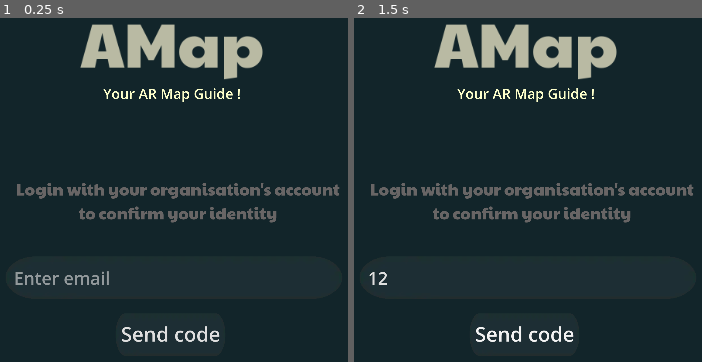
Above: before the commit, frames 1-2 (left to right).
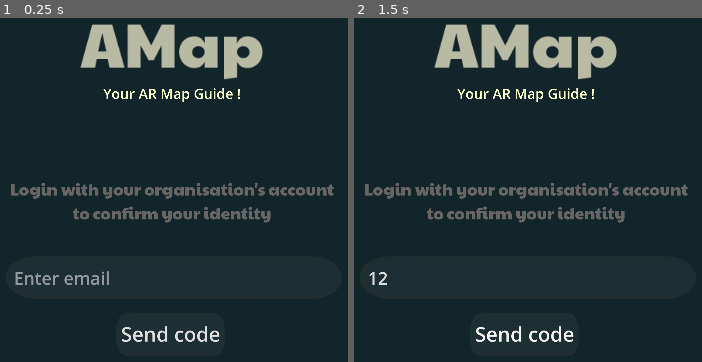
Above: after the commit, the same moments.

Repository: Leland25/AMap
Game: Godot game, scene res://scenes/LoginPage.tscn
The game is run twice, just before and just after one commit, with the same random seed, the same clock (stepped at 60 frames per second) and the same inputs. This scene is started directly instead of the project's main scene.
Inputs (mouse positions are in pixels of both pictures, inside the frame that each line leads up to):
- Up to frame 1 (0.25 s): no input
- Up to frame 2 (1.5 s): click (524, 279) at 0.52 s; type "12" at 0.6 s; click "Send code" at 1.25 s

The runs differ from the first frame. In frame 1, 2.0% of the frame differs, in the area x 3-98%, y 47-60%; in frame 2, 2.0%.
Error after the commit: Invalid access to property or key 'errorCode' on a base object of type 'Nil'. (res://scripts/send_code.gd:19)

Commit message:
Email verify works

Diff:
--- a/scenes/LoginPage.tscn
+++ b/scenes/LoginPage.tscn
@@ -18,6 +18,7 @@
 anchor_bottom = 1.0
 grow_horizontal = 2
 grow_vertical = 2
+script = ExtResource("4_h72pt")
 
 [node name="Background" type="TextureRect" parent="."]
 layout_mode = 0
@@ -58,10 +59,9 @@
 
 [node name="Label" type="Label" parent="."]
 layout_mode = 0
-offset_left = 24.0
 offset_top = 323.0
-offset_right = 339.0
-offset_bottom = 372.0
+offset_right = 1748.0
+offset_bottom = 552.0
 scale = Vector2(0.205985, 0.205985)
 theme_override_colors/font_color = Color(0.40625, 0.395142, 0.395142, 1)
 theme_override_fonts/font = ExtResource("2_k1vtq")
@@ -91,7 +91,29 @@
 placeholder_text = "Enter email"
 flat = true
 
-[node name="EmailBG2" type="TextureRect" parent="."]
+[node name="OTPBG" type="TextureRect" parent="."]
+visible = false
+layout_mode = 0
+offset_left = 12.0
+offset_top = 402.0
+offset_right = 352.0
+offset_bottom = 446.0
+texture = ExtResource("4_kx8ld")
+expand_mode = 1
+
+[node name="LineSubmitOTP" type="LineEdit" parent="OTPBG"]
+layout_mode = 0
+offset_left = 9.0
+offset_top = 9.0
+offset_right = 1439.0
+offset_bottom = 127.0
+scale = Vector2(0.218136, 0.218136)
+theme_override_font_sizes/font_size = 80
+theme_override_styles/focus = SubResource("StyleBoxFlat_kx8ld")
+placeholder_text = "Enter OTP"
+flat = true
+
+[node name="EmailSubmitBG" type="TextureRect" parent="."]
 layout_mode = 0
 offset_left = 123.0
 offset_top = 459.0
@@ -100,7 +122,7 @@
 texture = ExtResource("4_kx8ld")
 expand_mode = 1
 
-[node name="SendCode" type="Button" parent="EmailBG2"]
+[node name="SendCode" type="Button" parent="EmailSubmitBG"]
 layout_mode = 0
 offset_left = 5.0
 offset_top = 6.0
@@ -111,7 +133,30 @@
 theme_override_styles/focus = SubResource("StyleBoxFlat_h72pt")
 text = "Send code"
 flat = true
-script = ExtResource("4_h72pt")
 
-[connection signal="text_submitted" from="EmailBG/LineEdit" to="EmailBG2/SendCode" method="_on_line_edit_text_submitted"]
-[connection signal="pressed" from="EmailBG2/SendCode" to="EmailBG2/SendCode" method="_on_pressed"]
+[node name="OTPSubmitBG" type="TextureRect" parent="."]
+visible = false
+layout_mode = 0
+offset_left = 123.0
+offset_top = 459.0
+offset_right = 234.0
+offset_bottom = 503.0
+texture = ExtResource("4_kx8ld")
+expand_mode = 1
+
+[node name="SubmitOTP" type="Button" parent="OTPSubmitBG"]
+layout_mode = 0
+offset_left = 5.0
+offset_top = 9.0
+offset_right = 466.0
+offset_bottom = 127.0
+scale = Vector2(0.216735, 0.216735)
+theme_override_font_sizes/font_size = 80
+theme_override_styles/focus = SubResource("StyleBoxFlat_h72pt")
+text = "Submit OTP"
+flat = true
+
+[connection signal="text_submitted" from="EmailBG/LineEdit" to="." method="_on_line_edit_text_submitted"]
+[connection signal="text_submitted" from="OTPBG/LineSubmitOTP" to="." method="_on_line_submit_otp_text_submitted"]
+[connection signal="pressed" from="EmailSubmitBG/SendCode" to="." method="_on_send_code_pressed"]
+[connection signal="pressed" from="OTPSubmitBG/SubmitOTP" to="." method="_on_submit_otp_pressed"]
--- a/scripts/send_code.gd
+++ b/scripts/send_code.gd
@@ -1,36 +1,94 @@
-extends Button
+extends Control
 
 #nice little variables here :>
-@onready var email: LineEdit = $"../../EmailBG/LineEdit"
+@onready var email: LineEdit = $EmailBG/LineEdit
+@onready var error_label: Label = $Label
+@onready var otp_submit_bg: TextureRect = $OTPSubmitBG
+@onready var email_submit_bg: TextureRect = $EmailSubmitBG
+@onready var otp_bg: TextureRect = $OTPBG
+@onready var email_bg: TextureRect = $EmailBG
+@onready var line_submit_otp: LineEdit = $OTPBG/LineSubmitOTP
+@onready var submit_otp: Button = $OTPSubmitBG/SubmitOTP
 
-@onready var errorlabel: Label = $"../../Label"
+var http_request: HTTPRequest
+var verify_request: HTTPRequest
 
+
+func _on_send_response(result: int, response_code: int, headers: PackedStringArray, body: PackedByteArray):
+	var response = JSON.parse_string(body.get_string_from_utf8())
+	print(response.errorCode)
+	if response.errorCode == "INVALID_DOMAIN":
+		error_label.text = "Invalid email address,\n use your college email."
+		error_label.add_theme_color_override("font_color", Color.ORANGE_RED)
+		return
+	if response.success:
+		error_label.text = "Email sent!\nPlease enter your OTP below"
+		error_label.add_theme_color_override("font_color", Color.LIME_GREEN)
+		email_bg.visible = false
+		email_submit_bg.visible = false
+		otp_bg.visible = true
+		otp_submit_bg.visible = true
+	else:
+		error_label.text = "Email failed to send!\nPlease try again."
+		error_label.add_theme_color_override("font_color", Color.ORANGE_RED)
+
+func _on_verify_response(result: int, response_code: int, headers: PackedStringArray, body: PackedByteArray):
+	var response = JSON.parse_string(body.get_string_from_utf8())
+	print(response)
+	if response.success:
+		error_label.text = "Email Verified!"
+		error_label.add_theme_color_override("font_color", Color.LIME_GREEN)
+		submit_otp.disabled = true
+	else:
+		error_label.text = "Invaild OTP, try again!\nYou have %s attempts remaining." % int(response.attemptsRemaining)
+		error_label.add_theme_color_override("font_color", Color.ORANGE_RED)
+
+func _ready():
+	http_request = HTTPRequest.new()
+	verify_request = HTTPRequest.new()
+	add_child(http_request)
+	add_child(verify_request)
+
+	http_request.request_completed.connect(_on_send_response)
+	verify_request.request_completed.connect(_on_verify_response)
+
+func send_otp(email: String):
+	var url = "http://localhost:3000/send-otp"
+	var headers = ["Content-Type: application/json"]
+	var body = JSON.stringify({"email": email})
+	http_request.request(url, headers, HTTPClient.METHOD_POST, body)
+
+func verify_otp(email: String, otp: String):
+	var url = "http://localhost:3000/verify-otp"
+	var headers = ["Content-Type: application/json"]
+	var body = JSON.stringify({"email": email, "otp": otp})
+	verify_request.request(url, headers, HTTPClient.METHOD_POST, body)
 
 
 #validate email when send code button is pressed
-func _on_pressed() -> void:
-	if email.text == "":
-		errorlabel.text = ("Invalid email please try again")
+func _on_send_code_pressed() -> void:
+	send_otp(email.text)
+	return;
+	if email.text.strip_edges(true, true) == "":
+		error_label.text = ("Invalid email please try again")
 	elif email.text.ends_with("@student.furness.ac.uk"):
-		send_email()
-		print("Email Sent")
+		send_otp(email.text)
 	else:
 		print("Data Is There So DW It Working")
 
-
-
 #does the same if the text is submitted
 func _on_line_edit_text_submitted(new_text: String) -> void:
-	if email.text == "":
-		errorlabel.text = ("Invalid email please try again")
+	send_otp(email.text)
+	return
+	if email.text.strip_edges(true, true) == "":
+		error_label.text = ("Invalid email please try again")
 	elif email.text.ends_with("@student.furness.ac.uk"):
-		send_email()
-		print("Email Sent")
+		send_otp(email.text)
 	else:
 		print("Data Is Ther So DW It Working")
 
+func _on_submit_otp_pressed() -> void:
+	verify_otp(email.text, line_submit_otp.text)
 
-
-#Bailey do ur thing with api here
-func send_email():
-	pass
+func _on_line_submit_otp_text_submitted(new_text: String) -> void:
+	verify_otp(email.text, new_text)
